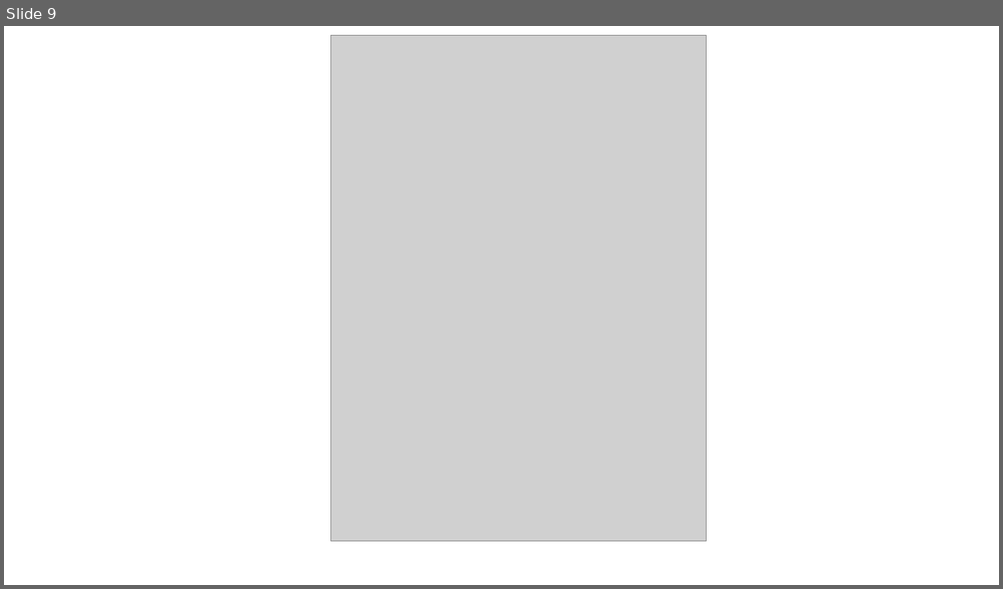
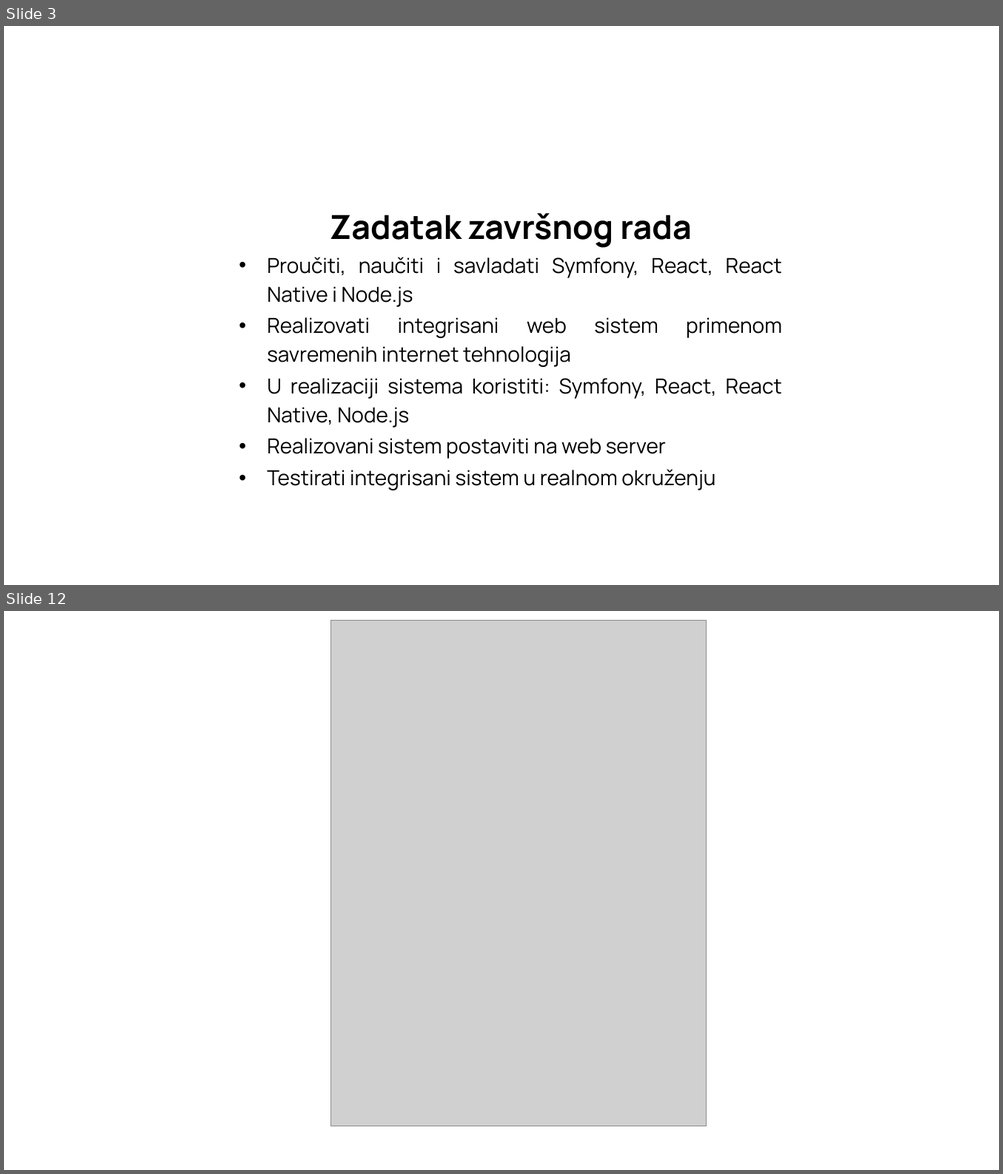
Before and after one commit to LukaPatarcic/social-media, a slide deck: Documentation/Presentation.pptx. Shown one above the other, each under a label of ours: slide 9 before the commit, slides 3 and 12 after it; the slides between them are not shown. The pictures are 1003x589 and 1003x1174 pixels, drawn with LibreOffice and Linux fonts; fonts in the diff are those of the drawing; grey boxes stand for pictures; background and template pictures are left out. Boxes give left, top, right and bottom in pixels: in the first picture for what was removed or moved away, otherwise in the second. Text is boxed around its words. In the diff, an @@ line names an element or a change of style, - is before the commit and + after.

```diff
--- a/Documentation/Presentation.pptx
+++ b/Documentation/Presentation.pptx
@@ slide 3 added at box(4, 26, 999, 585), background picture (left out) @@
@@ text added at box(267, 213, 782, 491), 20 pt, text #000000 @@
+Zadatak završnog rada
+• Proučiti, naučiti i savladati Symfony, React, React Native i Node.js
+• Realizovati integrisani web sistem primenom savremenih internet tehnologija
+• U realizaciji sistema koristiti: Symfony, React, React Native, Node.js
+• Realizovani sistem postaviti na web server
+• Testirati integrisani sistem u realnom okruženju
@@ what was slide 9 is now slide 12 @@
```
Also in this commit, not shown: 5 slides changed, 3 other slides added, 1 slide removed, 20 other files.
